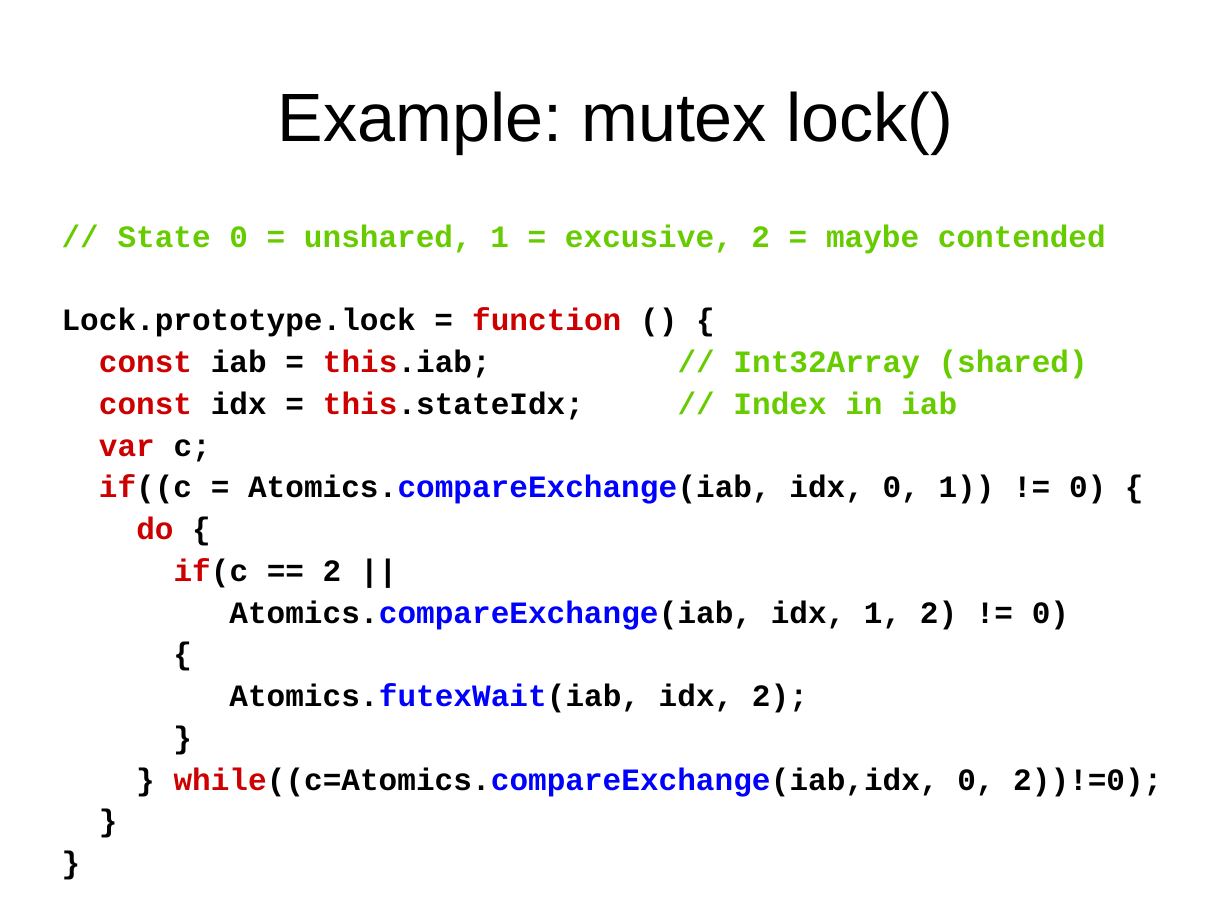
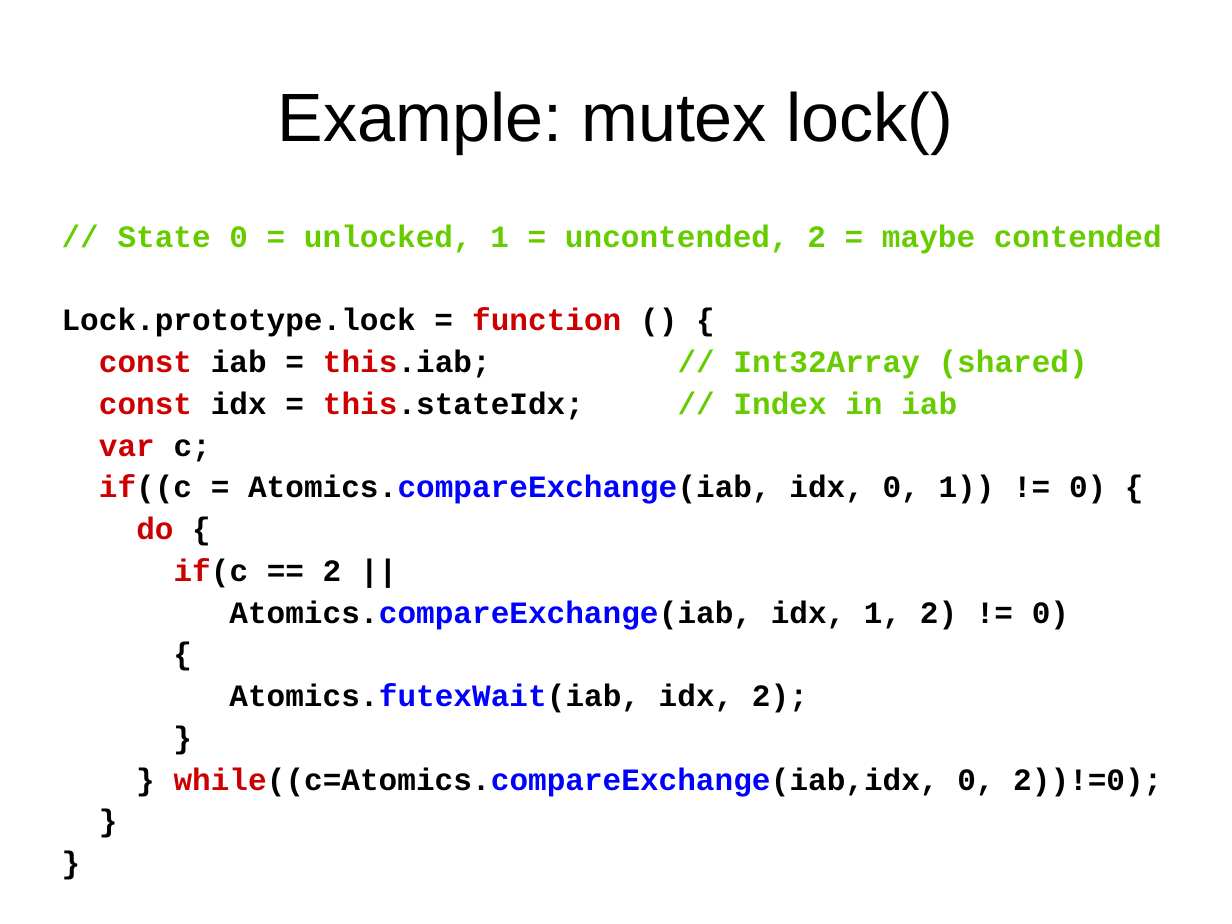
Before and after one commit to tc39/proposal-ecmascript-sharedmem, a slide deck: slide 10 of tc39/presentation-sept-2015.odp. Drawn at 1232x924 pixels with LibreOffice and Linux fonts; fonts in the diff are those of the drawing. Boxes give left, top, right and bottom in pixels: in the first picture for what was removed or moved away, otherwise in the second. Text is boxed around its words. In the diff, an @@ line names an element or a change of style, - is before the commit and + after.

```diff
--- a/tc39/presentation-sept-2015.odp
+++ b/tc39/presentation-sept-2015.odp
@@ text at box(118, 224, 1162, 254): text changed @@
-// State 0 = unshared, 1 = excusive, 2 = maybe contended
+// State 0 = unlocked, 1 = uncontended, 2 = maybe contended
```
Also in this commit, not shown: 8 other slides changed, 1 slide added.
